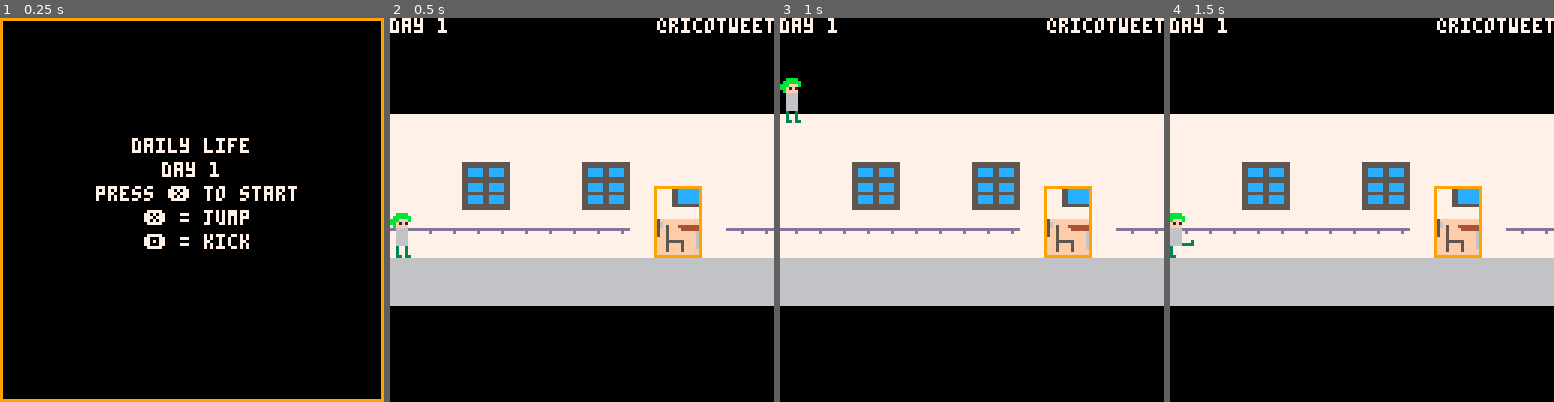
Above: before the commit, frames 1-4 (left to right).
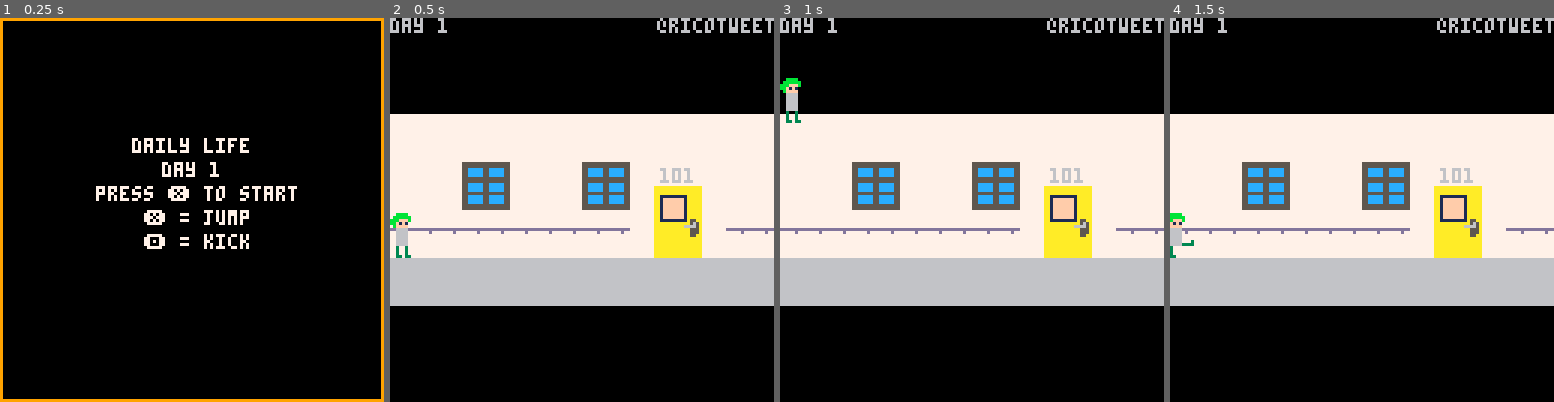
Above: after the commit, the same moments.

Repository: RicoP/dailylife
Game: PICO-8 cartridge dl.p8
Two runs of this game, one before a commit and one after it. Both use one fixed random seed, a clock stepped at 60 frames per second and the inputs below.
Inputs:
- Up to frame 1 (0.25 s): no input
- Up to frame 2 (0.5 s): tap X (X key) at 0.33 s
- Up to frame 3 (1 s): tap O (Z key) at 0.7 s
- Up to frame 4 (1.5 s): tap X (X key) at 1.07 s

Frame 1 is identical in both runs. In frame 2, 3.3% of the frame differs, in the area x 0-100%, y 0-63%; in frame 3, 3.3%; in frame 4, 3.3%.

Commit message:
way back

Diff:
--- a/dl.p8
+++ b/dl.p8
@@ -8,6 +8,7 @@
 local p={} -- player
 local update_count=0
 local day=1
+local wayback=false
 
 -- helper function for buttons state
 do
@@ -75,6 +76,7 @@
   update=function()
    if btnd(❎) then
     game_init()
+    game_start()
    end
   end
   draw=function ()
@@ -99,7 +101,7 @@
   update=function ()
    class_time-=1
    if class_time == 0 then
-    game_init()
+    game_start()
    end
   end
 
@@ -122,7 +124,7 @@
  local exit_pos=88
 
  function create_enemy(n)
-  srand(n)
+  srand(n + day*100)
   local e={
    x=128 + frnd(6000),
    y=ground_level,
@@ -180,7 +182,13 @@
  end
 
  function next_stage()
-  day += 1
+  if wayback then
+   day += 1
+   wayback = false
+   game_init()
+  else
+   wayback = true
+  end
   class_init()
  end
 
@@ -239,6 +247,21 @@
   spr(e.tile, e.x, e.y, 1, 2, e.flip)
  end
 
+ game_start=function ()
+  update=game_update
+  draw=game_draw
+ end
+
+ reset_enemies=function ()
+  enemies={}
+  for i=1,90 do
+   local e = create_enemy(i)
+   add(enemies, e)
+  end
+
+  sort_enemies()
+ end
+
  game_init=function ()
   p={
    x=0,
@@ -252,21 +275,16 @@
    punching=0,
    punch_cooloff=0
    }
-  enemies={}
-  for i=1,90 do
-   local e = create_enemy(i)
-   add(enemies, e)
-  end
-
-  sort_enemies()
+
+  reset_enemies()
 
   for i=1,#enemies do
    printh(tostr(enemies[i].id))
   end
 
   update_count=0
-  update=game_update
-  draw=game_draw
+  srand(day)
+  exit_pos=88+256+128*frnd(3)
  end
 
  game_update=function ()
@@ -282,7 +300,10 @@
   end
   sort_enemies()
    -- player at exit
-  if p.x >= exit_pos then
+  if p.x >= exit_pos and not wayback then
+   next_stage()
+  end
+  if p.x == 0 and wayback then
    next_stage()
   end
  end
@@ -298,14 +319,20 @@
 
   local camx=p.x - 48
   if camx < 0 then camx=0 end
+  if camx > exit_pos then camx=exit_pos end
   camera(camx, 0)
 
   for i=0,20 do
    map(0,0, i*128,32, 16,16)
+   print(tostr(101+i),i*128+90,50,6)
   end
 
   -- draw exit
   spr(9,exit_pos,56,2,3)
+
+  if (update_count % 20) < 10 then
+   spr(3,exit_pos + 96,32,2,1,true)
+  end
 
   for n=1,#enemies
   do
@@ -319,8 +346,13 @@
   if p.punching == 0 then
    spr(1, p.x, p.y, 1, 2, p.flip)
   else
-   spr(1, p.x - 2, p.y, 1, 1, p.flip)
-   spr(18, p.x, p.y+8)
+   if not wayback then
+    spr(1, p.x - 2, p.y, 1, 1, p.flip)
+    spr(18, p.x, p.y+8, 1, 1, false)
+   else
+    spr(1, p.x + 2, p.y, 1, 1, p.flip)
+    spr(18, p.x, p.y+8, 1, 1, true)
+   end
   end
  end
 end
@@ -341,13 +373,13 @@
 
 __gfx__
 00000000000000000000000000000000000000005555555555555555aaaaaaaaaaaaaaaa99999999999999990000000000000000000000000000000000000000
-0000000000bbbb000000000000000000000000005555555555555555aaaaaaaaaaaaaaaa97777755ccccccc90001111000022220000888800003333000022220
-007007000bbbbbb000000000000000000000000055ccccc55ccccc55aaaaaaaaaaaaaaaa97777755ccccccc90011111100222222008888880033333300222222
-00077000bbbfffb000000000000000000000000055ccccc55ccccc55aa111111111aaaaa97777755ccccccc901114441022277720888fff8033344430222fff2
-00077000bbf1f10000000000000000000000000055ccccc55ccccc55aa1fffffff1aaaaa97777755ccccccc90114545002271710088f1f1003341410022f1f10
-007007000bffff000000000000000000000000005555555555555555aa1fffffff1aaaaa97777755ccccccc90014444000277770008ffff000344440002ffff0
-0000000000666600dddddddd00000000000000005555555555555555aa1fffffff1aaaaa9777775555555559000dddd000055550000222200001111000044440
-000000000066660000000d00000000000000000055ccccc55ccccc55aa1fffffff1aaaaa9777777777777779000dddd000055550000222200001111000044440
+0000000000bbbb000000000000000000000800005555555555555555aaaaaaaaaaaaaaaa97777755ccccccc90001111000022220000888800003333000022220
+007007000bbbbbb000000000000000000008800055ccccc55ccccc55aaaaaaaaaaaaaaaa97777755ccccccc90011111100222222008888880033333300222222
+00077000bbbfffb000000000008888888888880055ccccc55ccccc55aa111111111aaaaa97777755ccccccc901114441022277720888fff8033344430222fff2
+00077000bbf1f10000000000008888888888888055ccccc55ccccc55aa1fffffff1aaaaa97777755ccccccc90114545002271710088f1f1003341410022f1f10
+007007000bffff000000000000888888888888005555555555555555aa1fffffff1aaaaa97777755ccccccc90014444000277770008ffff000344440002ffff0
+0000000000666600dddddddd00000000000880005555555555555555aa1fffffff1aaaaa9777775555555559000dddd000055550000222200001111000044440
+000000000066660000000d00000000000008000055ccccc55ccccc55aa1fffffff1aaaaa9777777777777779000dddd000055550000222200001111000044440
 666666660066660066660000000000000000000055ccccc55ccccc55aa1fffffff1aaaaa9777777777777779000dddd000055550000222200001111000044440
 666666660066660066660000000000000000000055ccccc55ccccc55aa1fffffff1aaaaa9777777777777779000dddd000055550000222200001111000044440
 66666666006666006666000300000000000000005555555555555555aa1fffffff1aaaaa9777777777777779000dddd000055550000222200001111000044440
